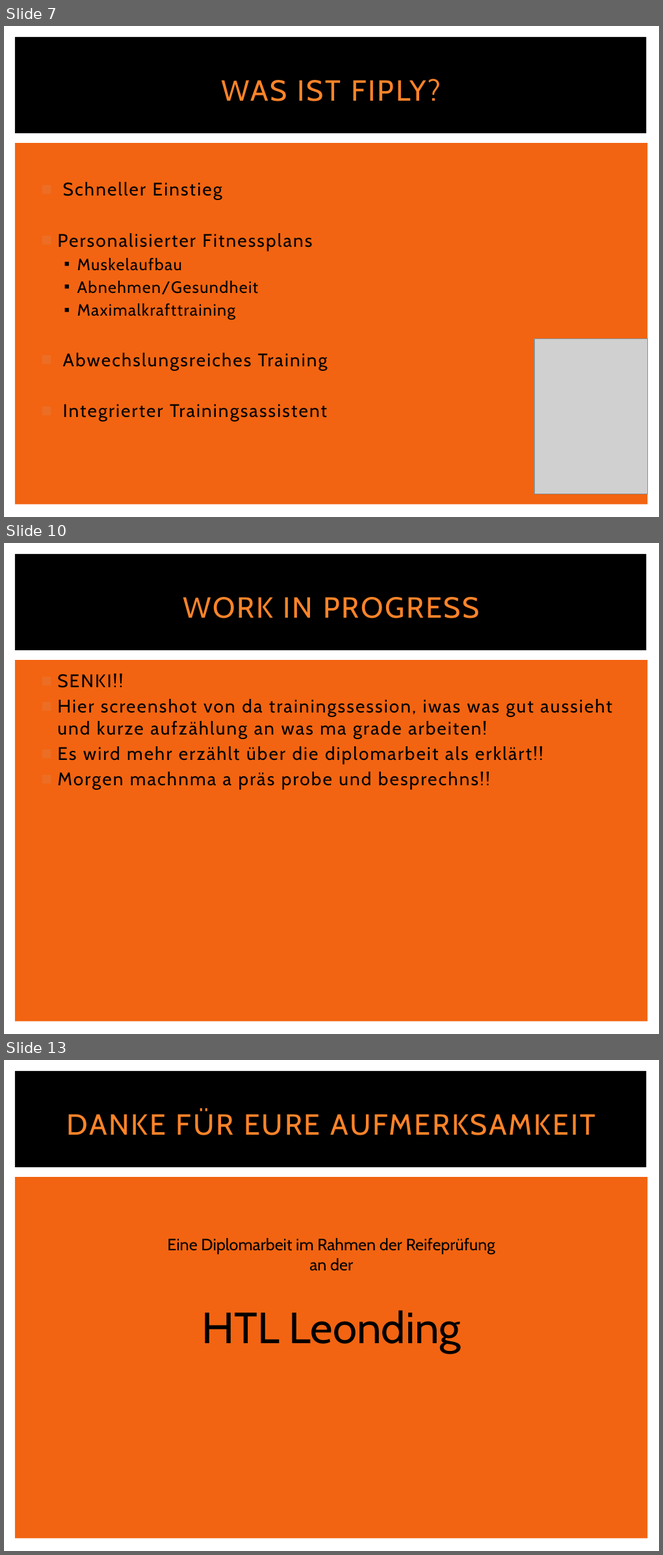
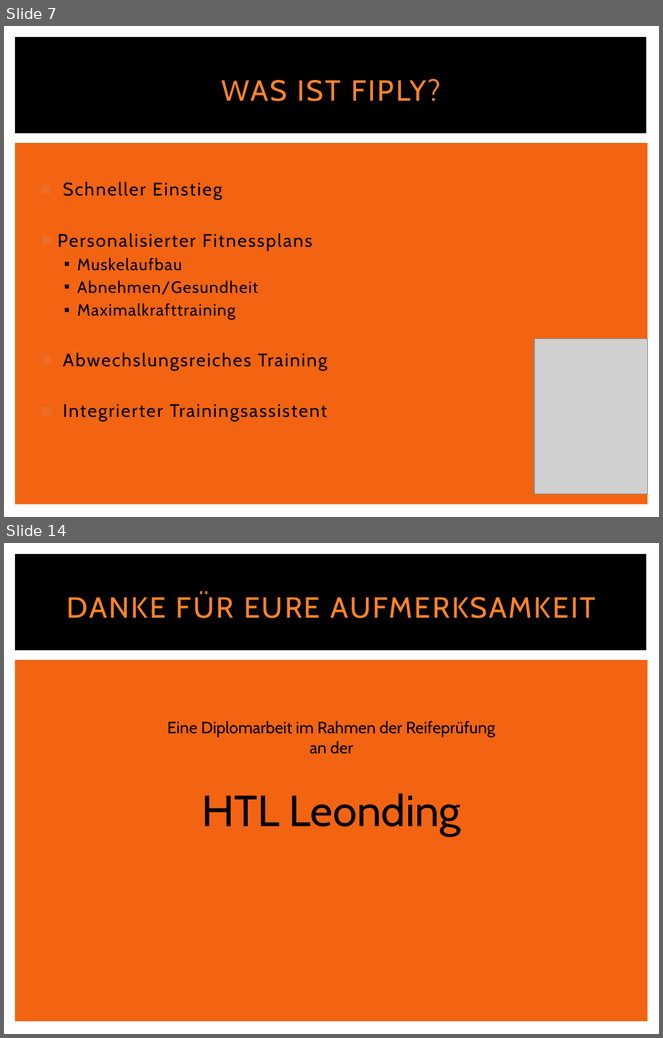
Before and after one commit to htl-leonding/2015_fiply, a slide deck: FIPLY/Dokumente/Präsentation.pptx. Shown one above the other, each under a label of ours: slides 7, 10 and 13 before the commit, slides 7 and 14 after it; the slides between them are not shown. The pictures are 663x1555 and 663x1038 pixels, drawn with LibreOffice and Linux fonts; fonts in the diff are those of the drawing; grey boxes stand for pictures. Boxes give left, top, right and bottom in pixels: in the first picture for what was removed or moved away, otherwise in the second. Text is boxed around its words. In the diff, an @@ line names an element or a change of style, - is before the commit and + after.

Commit message:
Updated Präsentation

```diff
--- a/FIPLY/Dokumente/Präsentation.pptx
+++ b/FIPLY/Dokumente/Präsentation.pptx
@@ slide 10 removed at (4,543,659,1034), background #FFFFFF; not listed: 2 template elements that a slide beside it also shows @@
@@ title removed at (183,597,480,618) @@
-WORK IN PROGRESS
@@ text removed at (57,674,612,790) @@
-■ SENKI!!
-■ Hier screenshot von da trainingssession, iwas was gut aussieht und kurze aufzählung an was ma grade arbeiten!
-■ Es wird mehr erzählt über die diplomarbeit als erklärt!!
-■ Morgen machnma a präs probe und besprechns!!
@@ what was slide 13 is now slide 14 @@
```
Also in this commit, not shown: 2 slides changed, 4 slides added, 2 other slides removed, 9 other files.
